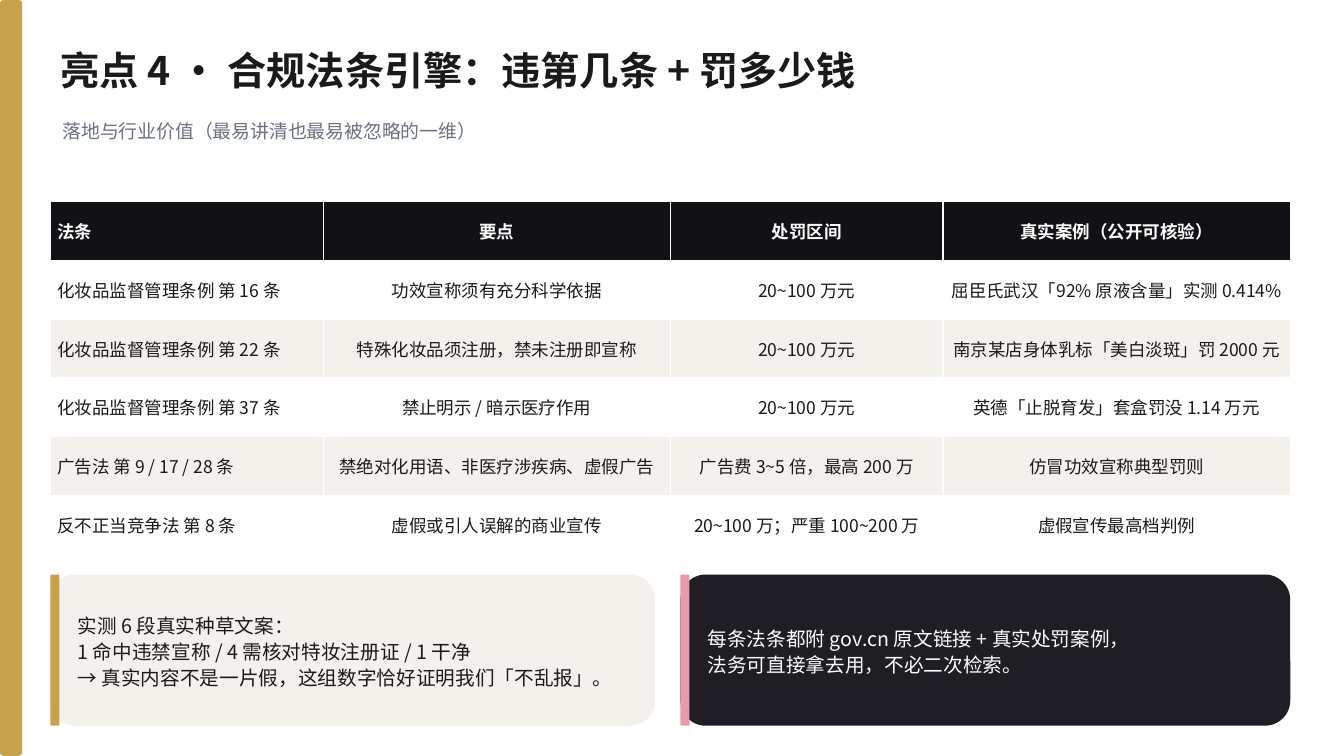
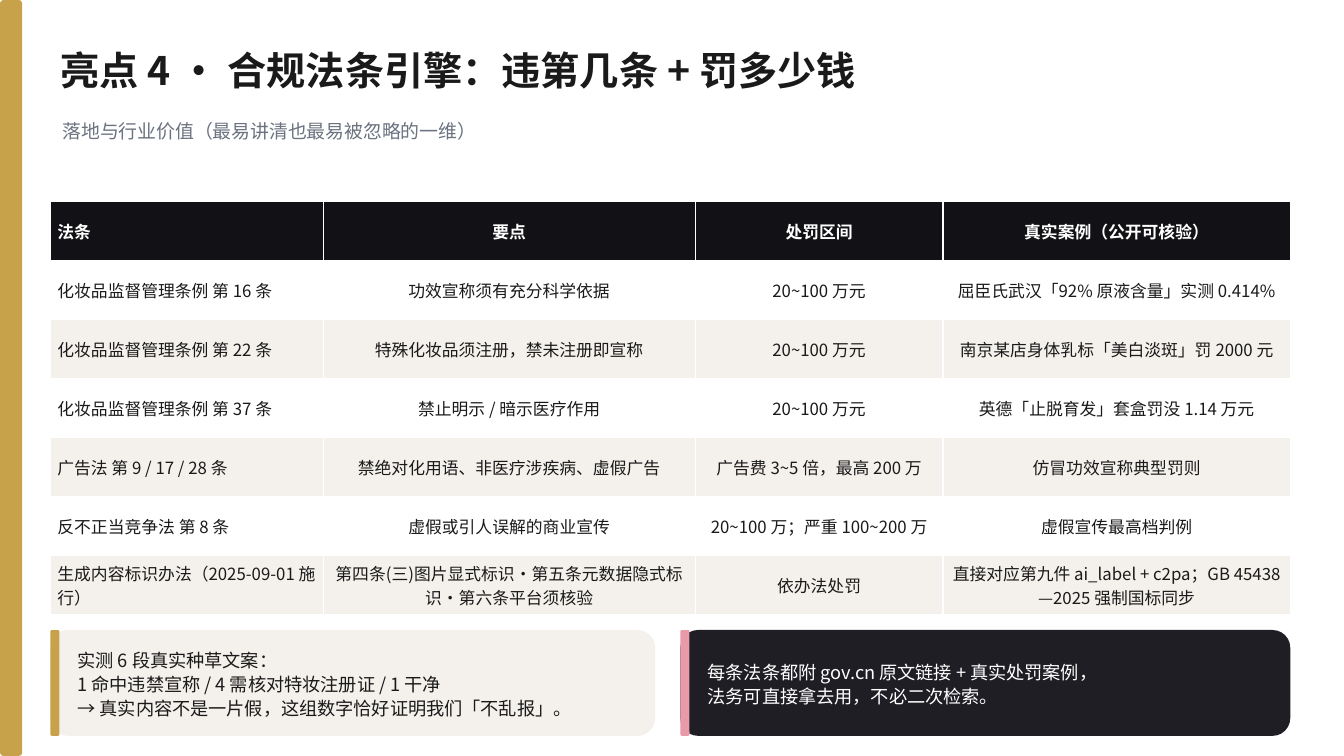
Before and after one commit to 566614/loreal-hackathon-beautyproof, a slide deck: slide 12 of docs/BeautyProof_答辩PPT.pptx. Drawn at 1344x756 pixels with LibreOffice and Linux fonts; fonts in the diff are those of the drawing. Boxes give left, top, right and bottom in pixels: in the first picture for what was removed or moved away, otherwise in the second. Text is boxed around its words. In the diff, an @@ line names an element or a change of style, - is before the commit and + after.

```diff
--- a/docs/BeautyProof_答辩PPT.pptx
+++ b/docs/BeautyProof_答辩PPT.pptx
@@ table at (x1=50, y1=202, x2=1291, y2=615) @@
+row 7: 生成内容标识办法（2025-09-01 施行） | 第四条(三)图片显式标识·第五条元数据隐式标识·第六条平台须核验 | 依办法处罚 | 直接对应第九件 ai_label + c2pa；GB 45438—2025 强制国标同步
@@ rounded rectangle resized from (x1=50, y1=575, x2=655, y2=726) to (x1=50, y1=630, x2=655, y2=736) @@
@@ rounded rectangle resized from (x1=50, y1=575, x2=59, y2=726) to (x1=50, y1=630, x2=59, y2=736) @@
@@ text "实测 6 段真实种草文案：" at (x1=78, y1=651, x2=572, y2=717): size 14 to 13 pt @@
@@ text "实测 6 段真实种草文案：" moved from (x1=78, y1=616, x2=613, y2=687) to (x1=78, y1=651, x2=572, y2=717) @@
@@ rounded rectangle resized from (x1=681, y1=575, x2=1291, y2=726) to (x1=681, y1=630, x2=1291, y2=736) @@
@@ rounded rectangle resized from (x1=681, y1=575, x2=690, y2=726) to (x1=681, y1=630, x2=690, y2=736) @@
@@ text "每条法条都附 gov.cn 原文链接 + 真实处罚案例，" moved from (x1=708, y1=629, x2=1129, y2=674) to (x1=708, y1=663, x2=1097, y2=705) @@
@@ text "每条法条都附 gov.cn 原文链接 + 真实处罚案例，" at (x1=708, y1=663, x2=1097, y2=705): size 14 to 13 pt @@
```
Also in this commit, not shown: 5 other slides changed, 3 other files.
